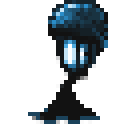
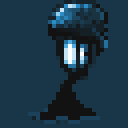
Layers edited between the first and the second 128 × 128 image:
added layer "Layer 7" over [0, 0, 128, 128]
